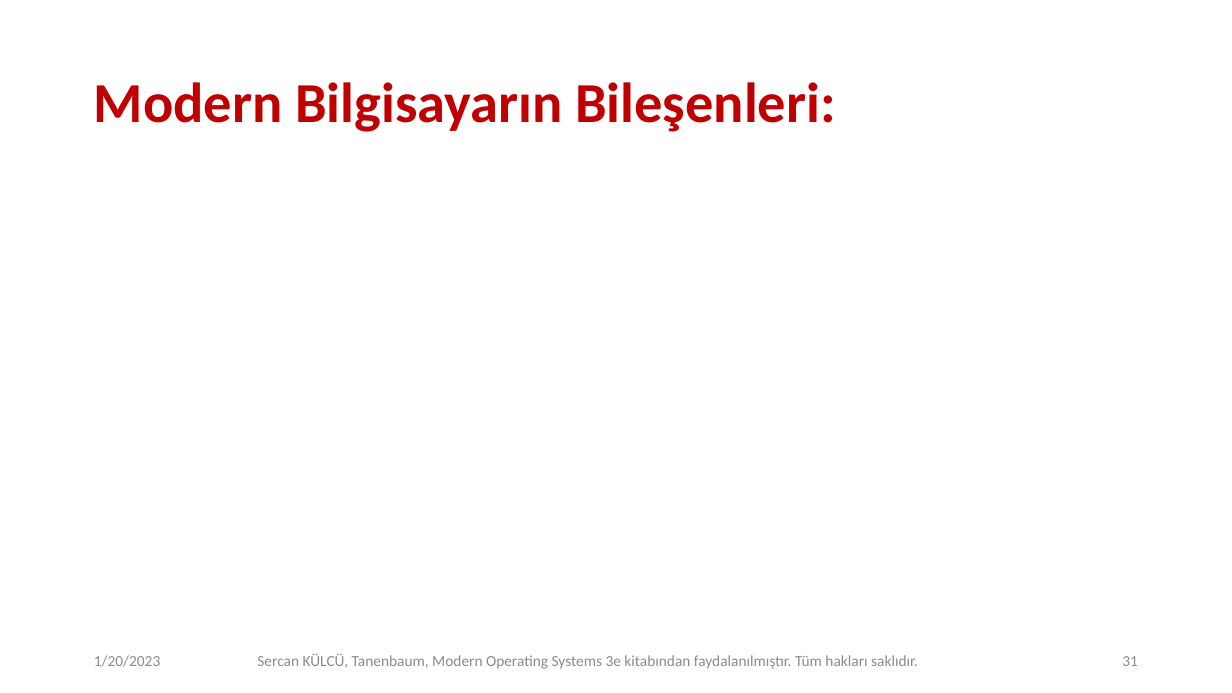
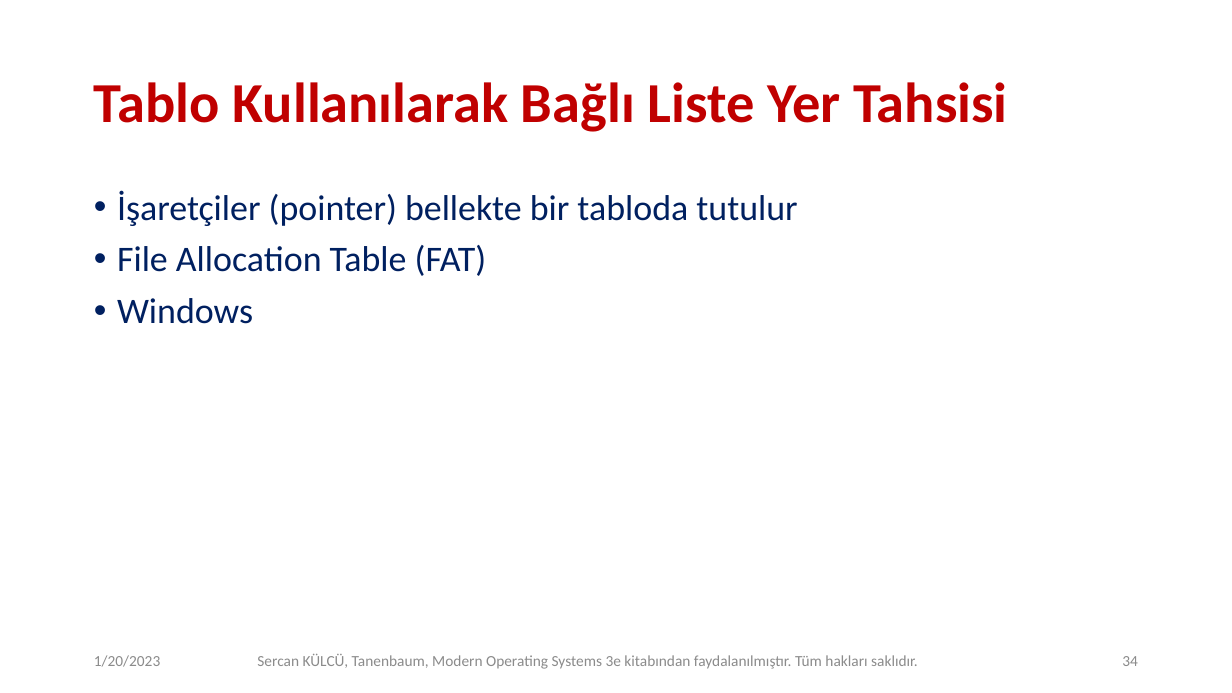
Before and after one commit to sercankulcu/sercankulcu.github.io, a slide deck: slide 34 of files/os/4_Bolum_4_Dosya.pptx (slide 31 before the commit). Drawn at 1232x693 pixels with LibreOffice and Linux fonts; fonts in the diff are those of the drawing. Boxes give left, top, right and bottom in pixels: in the first picture for what was removed or moved away, otherwise in the second. Text is boxed around its words. In the diff, an @@ line names an element or a change of style, - is before the commit and + after.

```diff
--- a/files/os/4_Bolum_4_Dosya.pptx
+++ b/files/os/4_Bolum_4_Dosya.pptx
@@ title at [94,82,1007,132]: text changed @@
-Modern Bilgisayarın Bileşenleri:
+Tablo Kullanılarak Bağlı Liste Yer Tahsisi
@@ text added at [117,190,797,324], 28 pt, text #002060 @@
+• İşaretçiler (pointer) bellekte bir tabloda tutulur
+• File Allocation Table (FAT)
+• Windows
@@ page number at [1122,656,1138,666]: text changed @@
-31
+34
```
Also in this commit, not shown: 5 other slides changed, 5 slides added, 1 other file.
